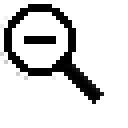
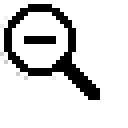
Comparing the layer stacks of the two 128 × 128 images. Changes:
painted on "Zoom out" over [60, 64, 104, 104]
